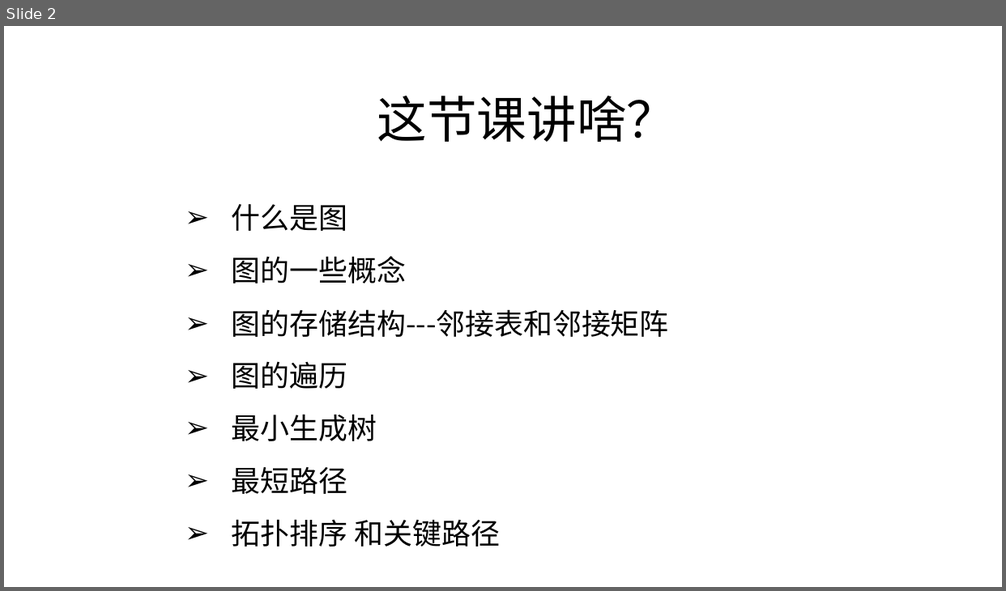
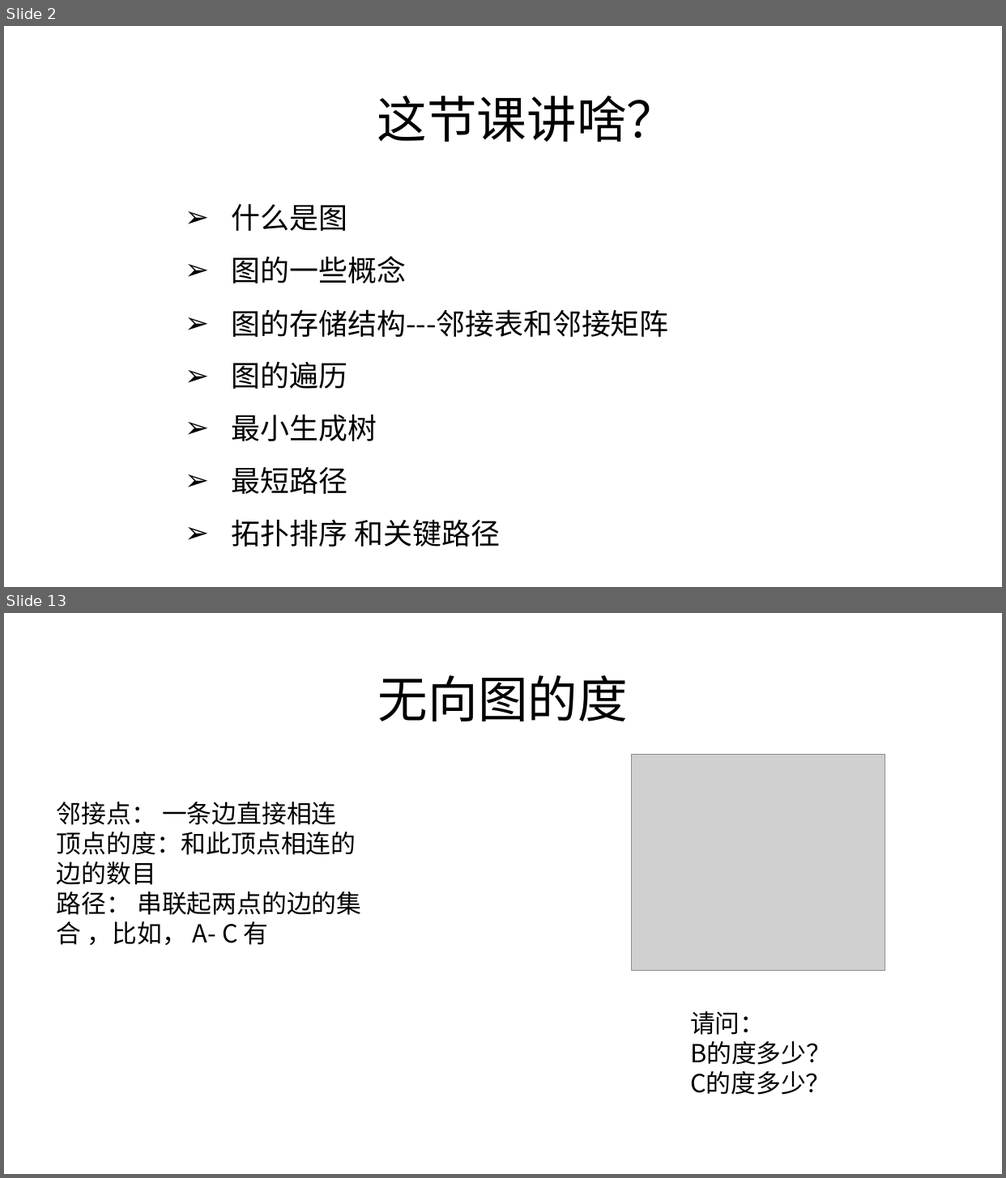
Before and after one commit to zjyesir/hmc_data_structure, a slide deck: ppt/7.图.pptx. Shown one above the other, each under a label of ours: slide 2 before the commit, slides 2 and 13 after it; the slides between them are not shown. The pictures are 1006x591 and 1006x1178 pixels, drawn with LibreOffice and Linux fonts; fonts in the diff are those of the drawing; grey boxes stand for pictures; background and template pictures are left out. Boxes give left, top, right and bottom in pixels: in the first picture for what was removed or moved away, otherwise in the second. Text is boxed around its words. In the diff, an @@ line names an element or a change of style, - is before the commit and + after.

```diff
--- a/ppt/7.图.pptx
+++ b/ppt/7.图.pptx
@@ slide 13 added at (x1=4, y1=613, x2=1002, y2=1174), background picture (left out) @@
@@ text added at (x1=378, y1=675, x2=628, y2=722), 48 pt, text #000000 @@
+无向图的度
@@ picture added at (x1=632, y1=754, x2=885, y2=970) @@
@@ text added at (x1=57, y1=802, x2=361, y2=945), 24 pt, text #000000 @@
+邻接点： 一条边直接相连
+顶点的度：和此顶点相连的边的数目
+路径： 串联起两点的边的集合 ，比如， A- C 有
@@ text added at (x1=690, y1=1012, x2=831, y2=1095), 24 pt, text #000000 @@
+请问：
+B的度多少？
+C的度多少？
```
Also in this commit, not shown: 4 slides changed, 28 other slides added, 8 other files.
